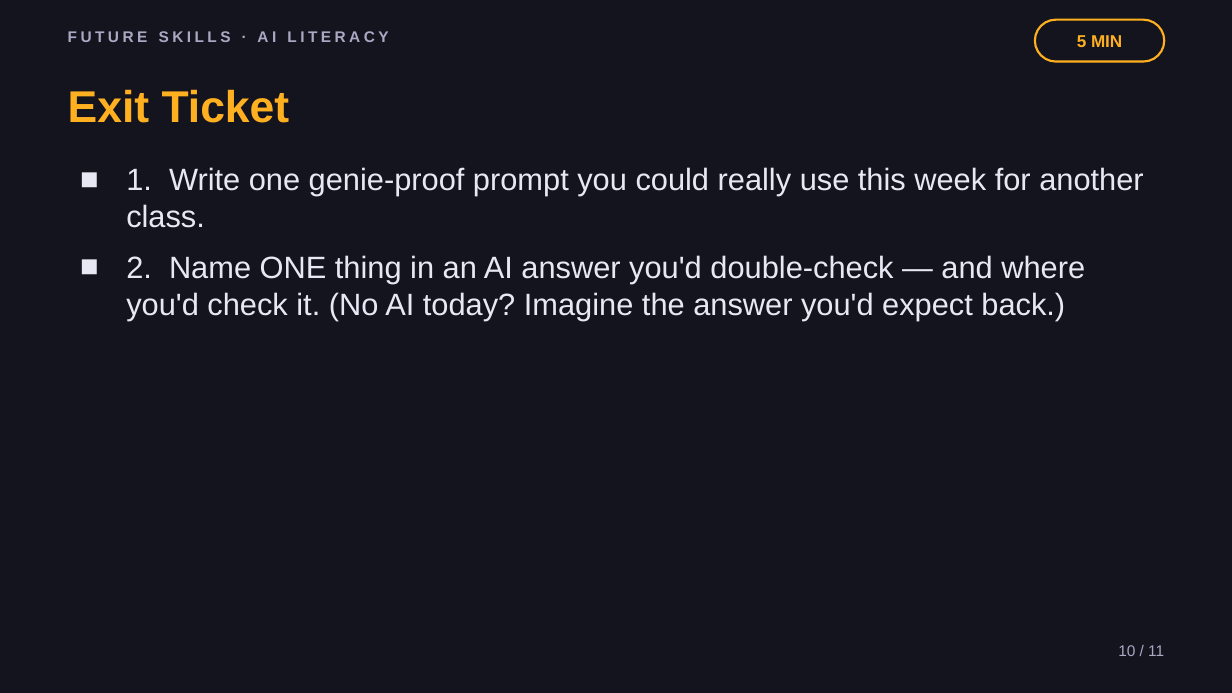
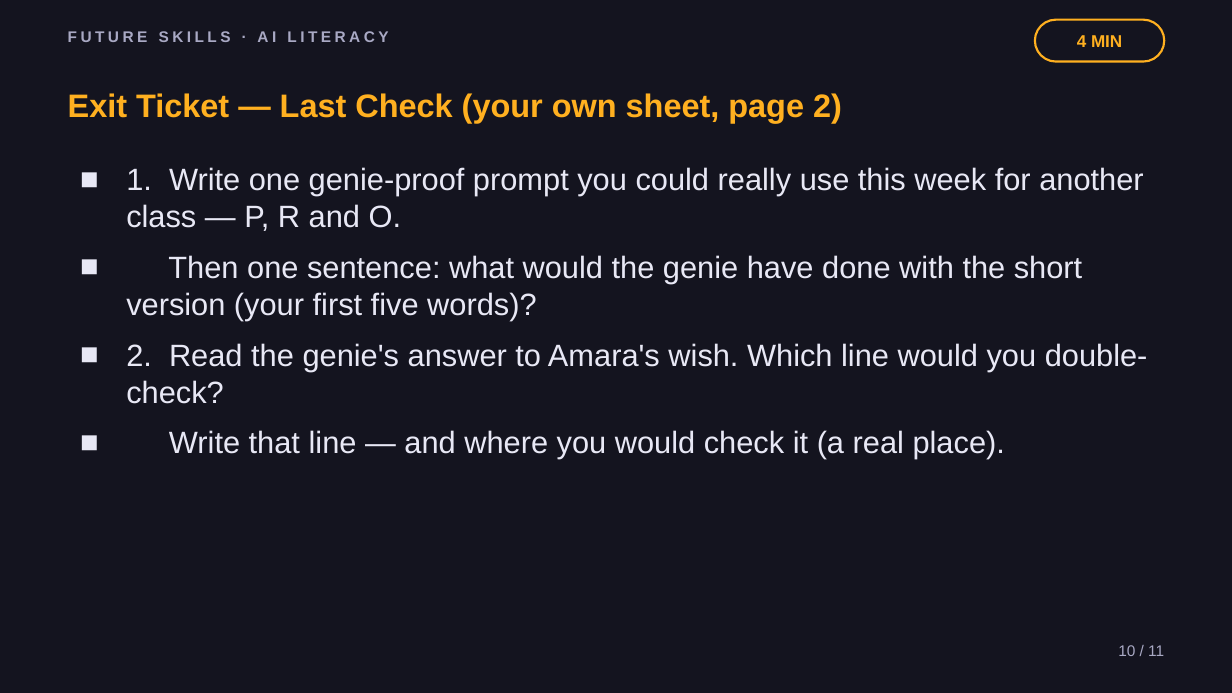
Before and after one commit to phiunit/tptphi, a slide deck: slide 10 of products/ai-prompting-101/dist/How to Talk to AI - Slides.pptx. Drawn at 1232x693 pixels with LibreOffice and Linux fonts; fonts in the diff are those of the drawing. Boxes give left, top, right and bottom in pixels: in the first picture for what was removed or moved away, otherwise in the second. Text is boxed around its words. In the diff, an @@ line names an element or a change of style, - is before the commit and + after.

```diff
--- a/products/ai-prompting-101/dist/How to Talk to AI - Slides.pptx
+++ b/products/ai-prompting-101/dist/How to Talk to AI - Slides.pptx
@@ text at (x1=1077, y1=35, x2=1122, y2=47): text changed @@
-5 MIN
+4 MIN
@@ text at (x1=68, y1=93, x2=842, y2=123): text changed; size 26 to 19 pt @@
-Exit Ticket
+Exit Ticket — Last Check (your own sheet, page 2)
@@ text at (x1=126, y1=167, x2=1148, y2=459): text changed @@
-■ 1. Write one genie-proof prompt you could really use this week for another class.
-■ 2. Name ONE thing in an AI answer you'd double-check — and where you'd check it. (No AI today? Imagine the answer you'd expect back.)
+■ 1. Write one genie-proof prompt you could really use this week for another class — P, R and O.
+■ Then one sentence: what would the genie have done with the short version (your first five words)?
+■ 2. Read the genie's answer to Amara's wish. Which line would you double-check?
+■ Write that line — and where you would check it (a real place).
```
Also in this commit, not shown: 8 other slides changed, 31 other files.
